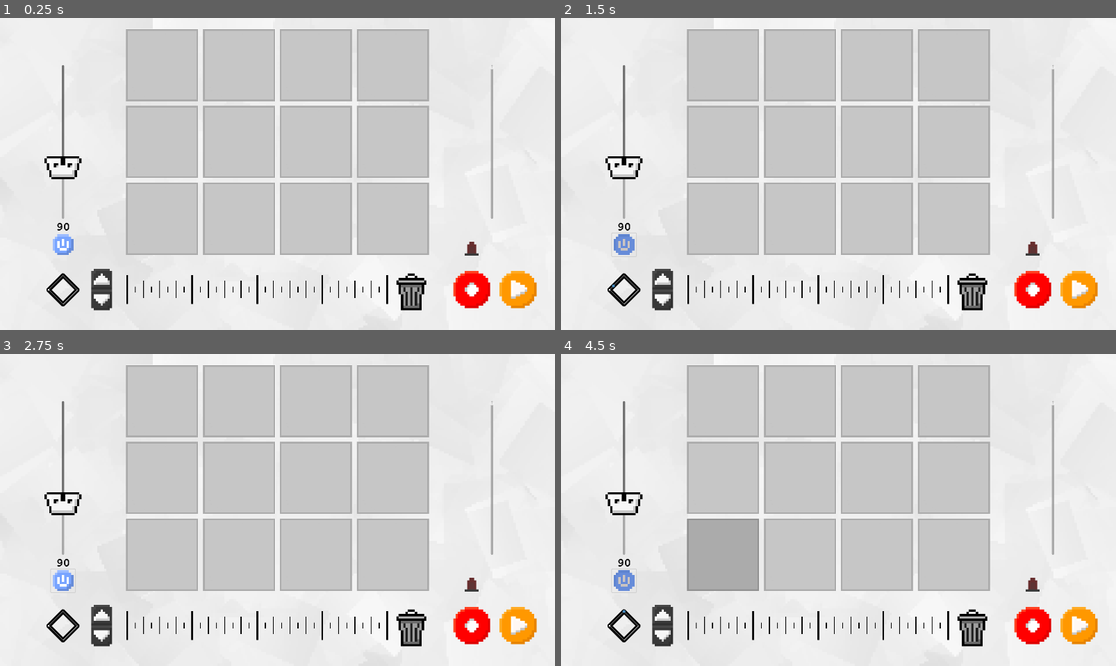
Above: before the commit, frames 1-4 (two rows, left to right).
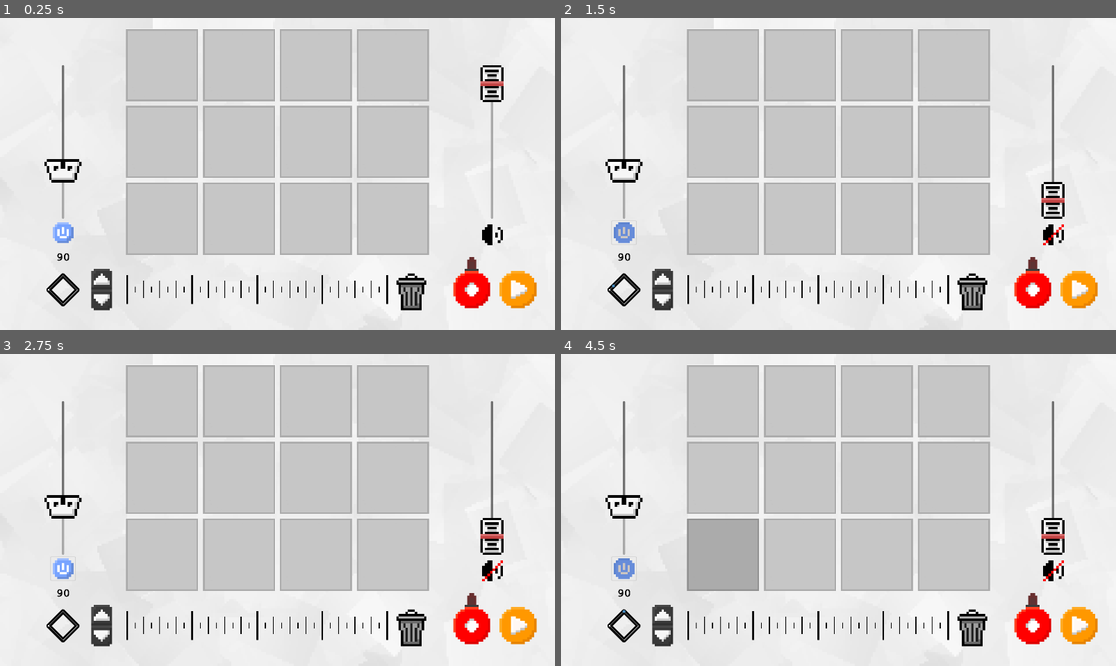
Above: after the commit, the same moments.

Repository: avery-gallant/hci-group-project
Game: Godot game, scene res://scenes/station.tscn
The game is run twice, just before and just after one commit, with the same random seed, the same clock (stepped at 60 frames per second) and the same inputs.
Inputs (mouse positions are in pixels of both pictures, inside the frame that each line leads up to; where the layout moved, square brackets give the same spot in the first picture):
- Up to frame 1 (0.25 s): no input
- Up to frame 2 (1.5 s): click (1054, 236) at 0.52 s; click (622, 233) [622, 245] at 1.25 s
- Up to frame 3 (2.75 s): click (61, 569) [61, 581] at 2 s
- Up to frame 4 (4.5 s): click (622, 569) [622, 581] at 2.75 s; tap Enter at 3.5 s; move the mouse to (960, 494) at 3.52 s; click (960, 494) at 3.67 s; tap Space at 4.25 s; move the mouse to (727, 525) at 4.27 s; click (727, 525) at 4.42 s

The runs differ from the first frame. In frame 1, 1.3% of the frame differs, in the area x 8-91%, y 15-82%; in frame 2, 1.5%; in frame 3, 1.5%; in frame 4, 1.5%.
Error in both runs: Cannot call method 'get_node' on a null value. (res://scripts/sound_loader.gd:107)

Commit message:
volume mute

Diff:
--- a/Hci project/scenes/metronome.tscn
+++ b/Hci project/scenes/metronome.tscn
@@ -20,9 +20,9 @@
 
 [node name="toggleMetronome" type="CheckButton" parent="."]
 offset_left = -42.0
-offset_top = 582.0
+offset_top = 540.0
 offset_right = 42.0
-offset_bottom = 662.0
+offset_bottom = 620.0
 theme_override_fonts/font = ExtResource("7_ah0oe")
 theme_override_icons/checked = ExtResource("2_f4sqg")
 theme_override_icons/unchecked = ExtResource("3_bwbv0")
@@ -33,6 +33,7 @@
 offset_right = 468.0
 offset_bottom = 660.0
 rotation = -1.5708
+size_flags_horizontal = 4
 theme_override_icons/grabber = ExtResource("2_cwptv")
 theme_override_icons/grabber_highlight = ExtResource("3_rrwut")
 theme_override_icons/grabber_disabled = ExtResource("2_cwptv")
@@ -43,10 +44,10 @@
 
 [node name="Label" type="Label" parent="bpmSlider"]
 layout_mode = 0
-offset_left = -6.0
-offset_top = 9.50079
-offset_right = 104.0
-offset_bottom = 56.5008
+offset_left = -111.0
+offset_top = 9.50049
+offset_right = -1.0
+offset_bottom = 56.5005
 rotation = 1.5708
 theme_override_colors/font_color = Color(0, 0, 0, 1)
 theme_override_fonts/font = ExtResource("7_ah0oe")
--- a/Hci project/scenes/station.tscn
+++ b/Hci project/scenes/station.tscn
@@ -19,6 +19,10 @@
 [ext_resource type="Texture2D" uid="uid://5ry3aoe1w4nt" path="res://texture/garbage.png" id="16_afpp7"]
 [ext_resource type="Script" path="res://scenes/clear_button.gd" id="18_hpnmb"]
 [ext_resource type="Script" path="res://scenes/v_slider.gd" id="19_e0ogu"]
+[ext_resource type="Texture2D" uid="uid://d27tnjcn3xoyn" path="res://texture/slider.png" id="19_n06og"]
+[ext_resource type="Texture2D" uid="uid://dpurthygj10su" path="res://texture/slider_pressed.png" id="20_qh602"]
+[ext_resource type="Texture2D" uid="uid://cuqwexvkuyry3" path="res://texture/volume_icon.png" id="22_6ov26"]
+[ext_resource type="Texture2D" uid="uid://d3gl8oyrxue8j" path="res://texture/volume_icon_muted.png" id="22_ov171"]
 
 [node name="Station" type="Node2D"]
 script = ExtResource("1_87bjf")
@@ -122,7 +126,7 @@
 texture_pressed = ExtResource("12_fkxsy")
 
 [node name="light" type="Sprite2D" parent="playbackButtons"]
-position = Vector2(148, -77)
+position = Vector2(148, -24)
 texture = ExtResource("15_6oct2")
 
 [node name="tl" type="Node2D" parent="."]
@@ -141,10 +145,21 @@
 offset_top = 163.0
 offset_right = 1766.0
 offset_bottom = 695.0
+theme_override_icons/grabber = ExtResource("19_n06og")
+theme_override_icons/grabber_highlight = ExtResource("20_qh602")
 max_value = 1.0
 step = 0.001
 script = ExtResource("19_e0ogu")
 bus_name = "Master"
+
+[node name="volumeicon" type="CheckButton" parent="VSlider"]
+layout_mode = 0
+offset_left = 24.0
+offset_top = 548.0
+offset_right = 108.0
+offset_bottom = 628.0
+theme_override_icons/checked = ExtResource("22_ov171")
+theme_override_icons/unchecked = ExtResource("22_6ov26")
 
 [connection signal="released" from="playbackButtons/PlayButton" to="." method="_on_play_button_released"]
 [connection signal="released" from="playbackButtons/PlayButton" to="playbackButtons" method="_on_play_button_released"]
@@ -152,3 +167,4 @@
 [connection signal="released" from="playbackButtons/PauseButton" to="." method="_on_pause_button_released"]
 [connection signal="released" from="playbackButtons/PauseButton" to="playbackButtons" method="_on_pause_button_released"]
 [connection signal="released" from="ClearButton" to="ClearButton" method="_on_released"]
+[connection signal="toggled" from="VSlider/volumeicon" to="VSlider" method="_on_volumeicon_toggled"]
--- a/Hci project/scenes/v_slider.gd
+++ b/Hci project/scenes/v_slider.gd
@@ -4,6 +4,8 @@
 var bus_name: String
 
 var bus_index: int
+
+var prevValue
 
 func _ready() -> void:
 	bus_index = AudioServer.get_bus_index(bus_name)
@@ -13,8 +15,16 @@
 		AudioServer.get_bus_volume_db(bus_index)
 	)
 
+	prevValue = 1
+
 func _on_value_changed(value: float) -> void:
 	AudioServer.set_bus_volume_db(
 		bus_index,
 		linear_to_db(value)
 	)
+
+func _on_volumeicon_toggled(toggled_on: bool) -> void:
+	if(toggled_on):
+		prevValue = value
+		value = 0
+	else: value = prevValue
Not shown: 1 places in Hci project/scenes/station.tscn that only renumber resources
Binary file changed: Hci project/texture/metronome_grabber.png
Binary file changed: Hci project/texture/metronome_grabber_grabbed.png
Not shown, added: Hci project/texture/slider.png.import
Not shown, added: Hci project/texture/slider_pressed.png.import
Binary file changed: Hci project/texture/volume_icon.png
Binary file added: Hci project/texture/volume_icon_muted.png
Not shown, added: Hci project/texture/volume_icon_muted.png.import
